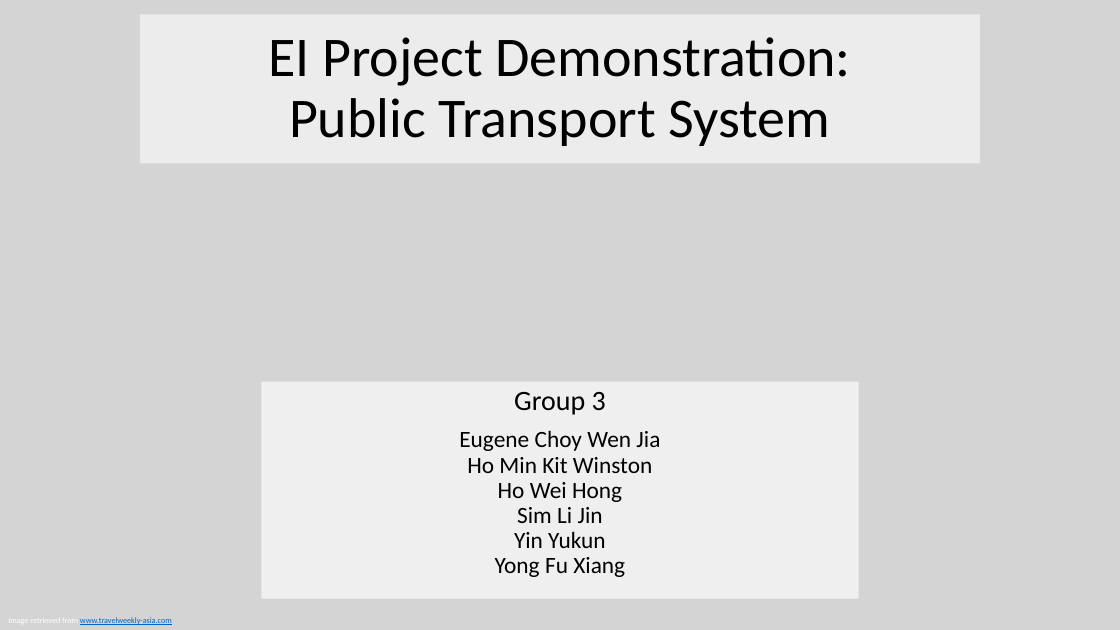
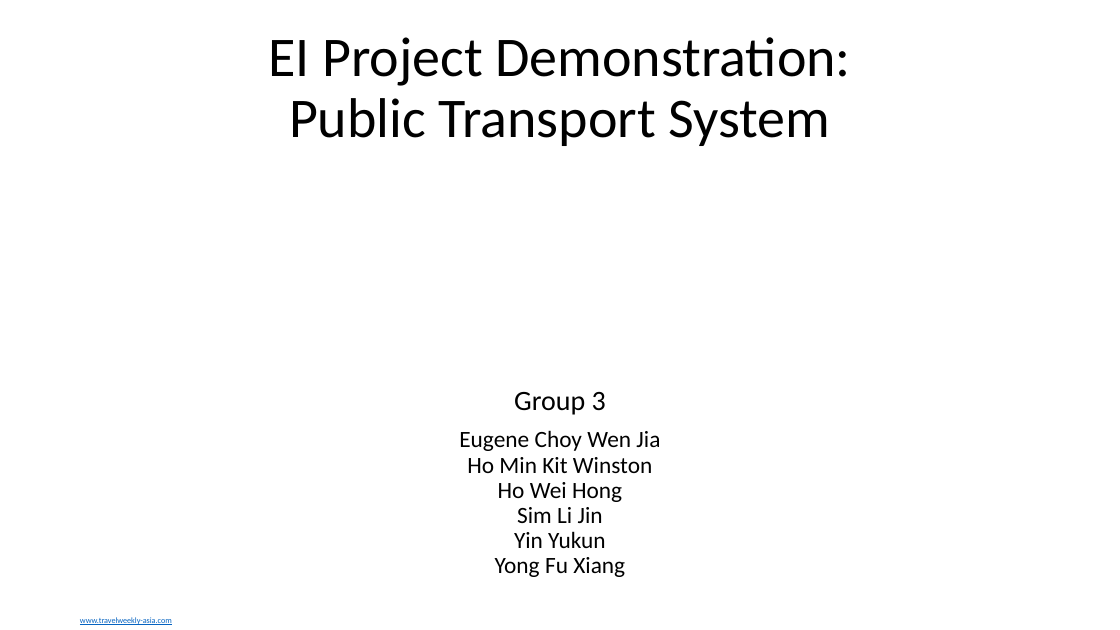
Before and after one commit to eugene-choy-2016/EI_Project, a slide deck: slide 1 of EI Presentation.pptx. Drawn at 1120x630 pixels with LibreOffice and Linux fonts; fonts in the diff are those of the drawing; background and template pictures are left out. Boxes give left, top, right and bottom in pixels: in the first picture for what was removed or moved away, otherwise in the second. Text is boxed around its words. In the diff, an @@ line names an element or a change of style, - is before the commit and + after.

Commit message:
Updated Slides
Updated Slides

```diff
--- a/EI Presentation.pptx
+++ b/EI Presentation.pptx
@@ rectangle removed at (0, 0, 1120, 630) @@
@@ title "EI Project Demonstration: Public Transport ..." rewrapped from (140, 14, 981, 164) to (268, 37, 850, 146) @@
@@ subtitle "Group 3" rewrapped from (261, 381, 859, 598) to (459, 392, 660, 577) @@
```
Also in this commit, not shown: 4 other slides changed, 7 slides added.
